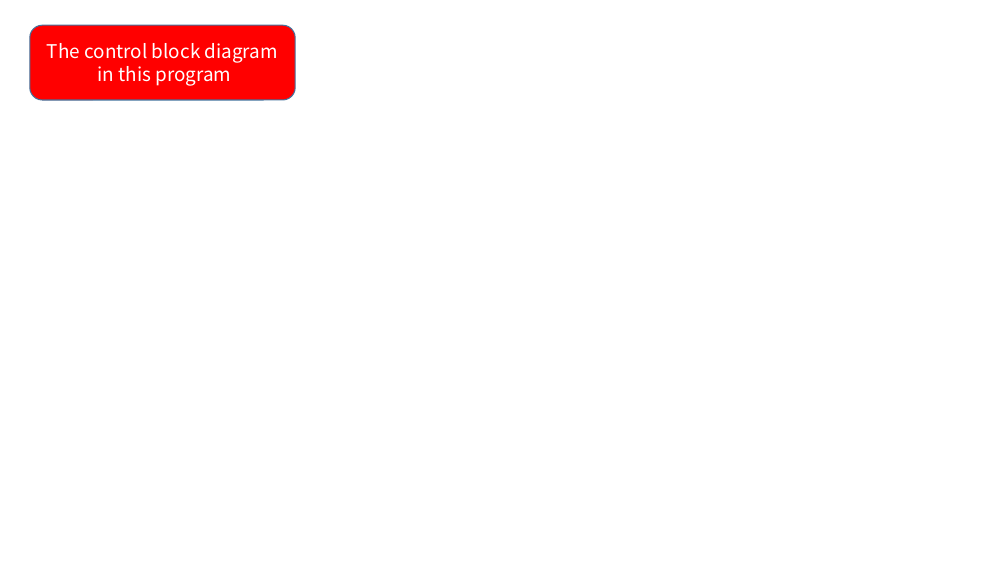
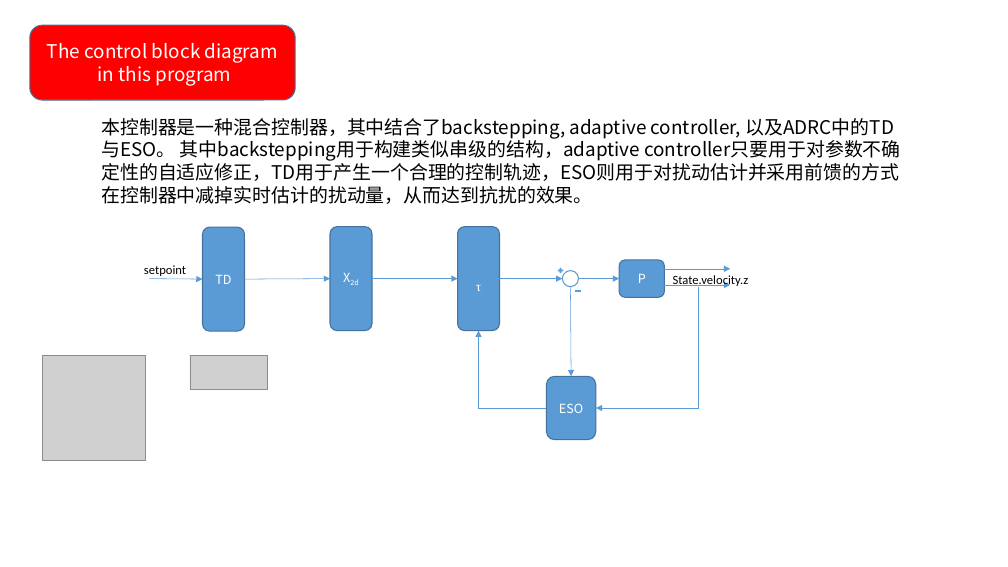
Before and after one commit to JiawangMou/BI_Fly-ADRC, a slide deck: slide 4 of 控制框图说明.pptx. Drawn at 1008x567 pixels with LibreOffice and Linux fonts; fonts in the diff are those of the drawing; grey boxes stand for pictures. Boxes give left, top, right and bottom in pixels: in the first picture for what was removed or moved away, otherwise in the second. Text is boxed around its words. In the diff, an @@ line names an element or a change of style, - is before the commit and + after.

```diff
--- a/控制框图说明.pptx
+++ b/控制框图说明.pptx
@@ text added at [101, 118, 899, 204], 18 pt, text #000000 @@
+本控制器是一种混合控制器，其中结合了backstepping, adaptive controller, 以及ADRC中的TD与ESO。 其中backstepping用于构建类似串级的结构，adaptive controller只要用于对参数不确定性的自适应修正，TD用于产生一个合理的控制轨迹，ESO则用于对扰动估计并采用前馈的方式在控制器中减掉实时估计的扰动量，从而达到抗扰的效果。
@@ rounded rectangle added at [203, 227, 245, 331], fill #5B9BD5, outline #43739E 1 pt, 12 pt, text #FFFFFF @@
+TD
@@ rounded rectangle added at [330, 227, 373, 331], fill #5B9BD5, outline #43739E 1 pt, 12 pt, text #FFFFFF @@
+X2d
@@ rounded rectangle added at [457, 227, 500, 331], fill #5B9BD5, outline #43739E 1 pt, 22 pt, text #FFFFFF @@
+τ
@@ text added at [144, 265, 186, 276], 12 pt, text #000000 @@
+setpoint
@@ plus sign added at [557, 267, 565, 274], fill #5B9BD5 @@
@@ rounded rectangle added at [619, 260, 665, 298], fill #5B9BD5, outline #43739E 1 pt, 12 pt, text #FFFFFF @@
+P
@@ arrow added from (664, 269) to (730, 269), #5B9BD5 0.5 pt @@
@@ arrow added from (150, 279) to (203, 279), #5B9BD5 0.5 pt @@
@@ arrow added from (244, 279) to (330, 279), #5B9BD5 0.5 pt @@
@@ arrow added from (372, 279) to (457, 279), #5B9BD5 0.5 pt @@
@@ arrow added from (500, 279) to (563, 279), #5B9BD5 0.5 pt @@
@@ ellipse added at [563, 271, 578, 287], outline #5B9BD5 1 pt @@
@@ arrow added from (571, 287) to (572, 377), #5B9BD5 0.5 pt @@
@@ math minus added at [575, 287, 582, 295], fill #5B9BD5 @@
@@ arrow added from (578, 279) to (619, 279), #5B9BD5 0.5 pt @@
@@ elbow arrow added from (698, 287) to (596, 408), #5B9BD5 0.5 pt @@
@@ arrow added from (664, 285) to (730, 285), #5B9BD5 0.5 pt @@
@@ text added at [673, 275, 749, 287], 12 pt, text #000000 @@
+State.velocity.z
@@ picture added at [42, 355, 145, 461] @@
@@ picture added at [190, 355, 268, 389] @@
@@ elbow arrow added from (547, 408) to (479, 330), #5B9BD5 0.5 pt @@
@@ rounded rectangle added at [547, 377, 596, 440], fill #5B9BD5, outline #43739E 1 pt, 12 pt, text #FFFFFF @@
+ESO
```
Also in this commit, not shown: 1 other slide changed.
